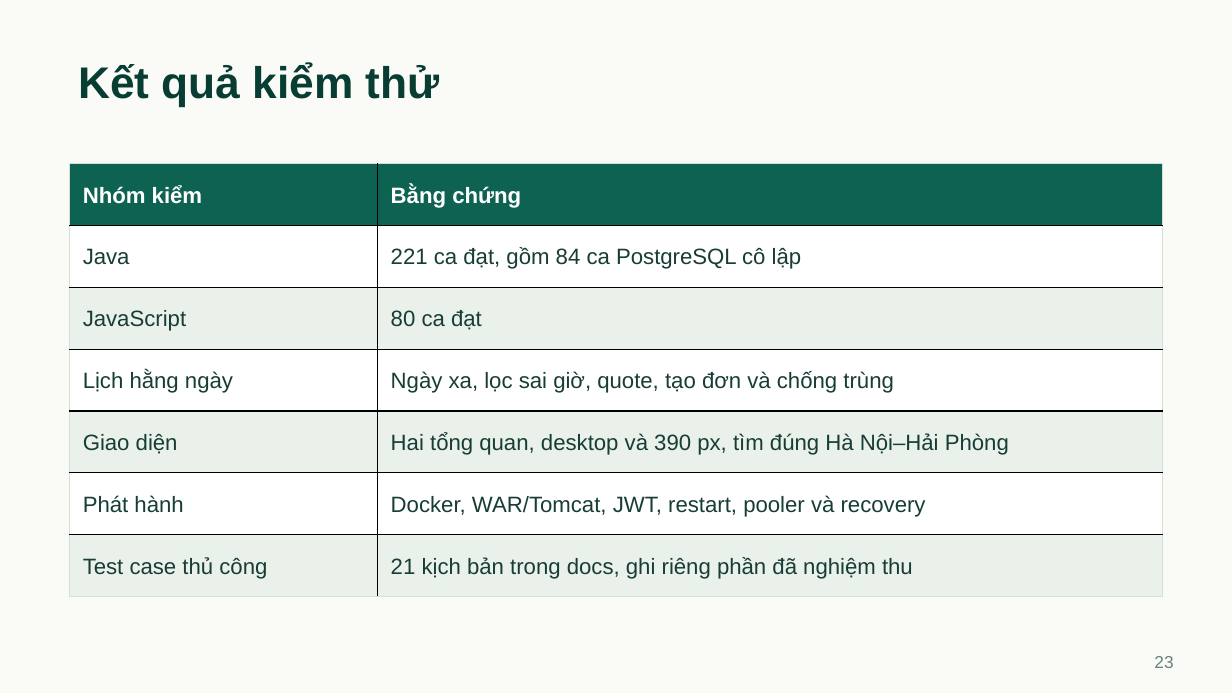
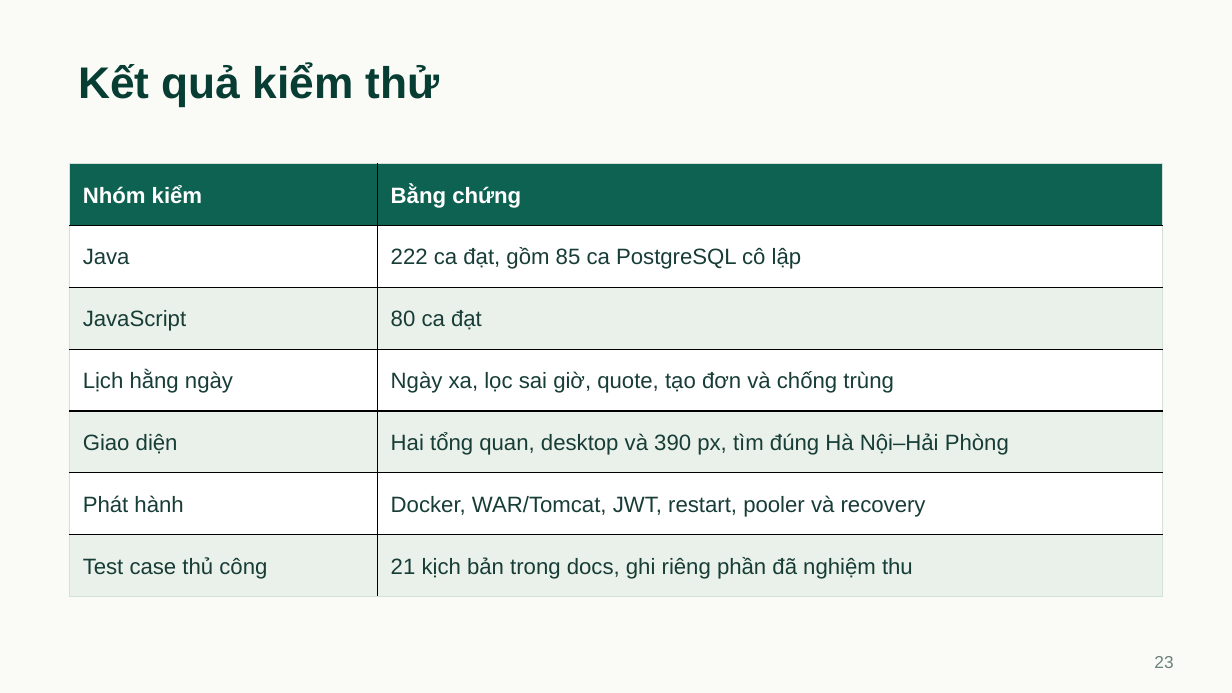
Before and after one commit to hieuv526034/vietroute-web, a slide deck: slide 23 of docs/05-ke-hoach/bao-cao/Thuyet_trinh_VietRoute.pptx. Drawn at 1232x693 pixels with LibreOffice and Linux fonts; fonts in the diff are those of the drawing. Boxes give left, top, right and bottom in pixels: in the first picture for what was removed or moved away, otherwise in the second. Text is boxed around its words. In the diff, an @@ line names an element or a change of style, - is before the commit and + after.

Commit message:
Ghi nghiệm thu Render và đồng bộ kết quả kiểm thử (docs)
Ghi PR phát hành, phiên khách tìm hai nhà xe và báo giá còn chỗ. PowerPoint cập nhật 222 test Java, gồm 85 ca PostgreSQL. Check rules/docs, diff và package slide đạt.

```diff
--- a/docs/05-ke-hoach/bao-cao/Thuyet_trinh_VietRoute.pptx
+++ b/docs/05-ke-hoach/bao-cao/Thuyet_trinh_VietRoute.pptx
@@ table at box(69, 164, 1163, 597) @@
-row 2, column 2: 221 ca đạt, gồm 84 ca PostgreSQL cô lập
+row 2, column 2: 222 ca đạt, gồm 85 ca PostgreSQL cô lập
```
Also in this commit, not shown: 1 other file.
